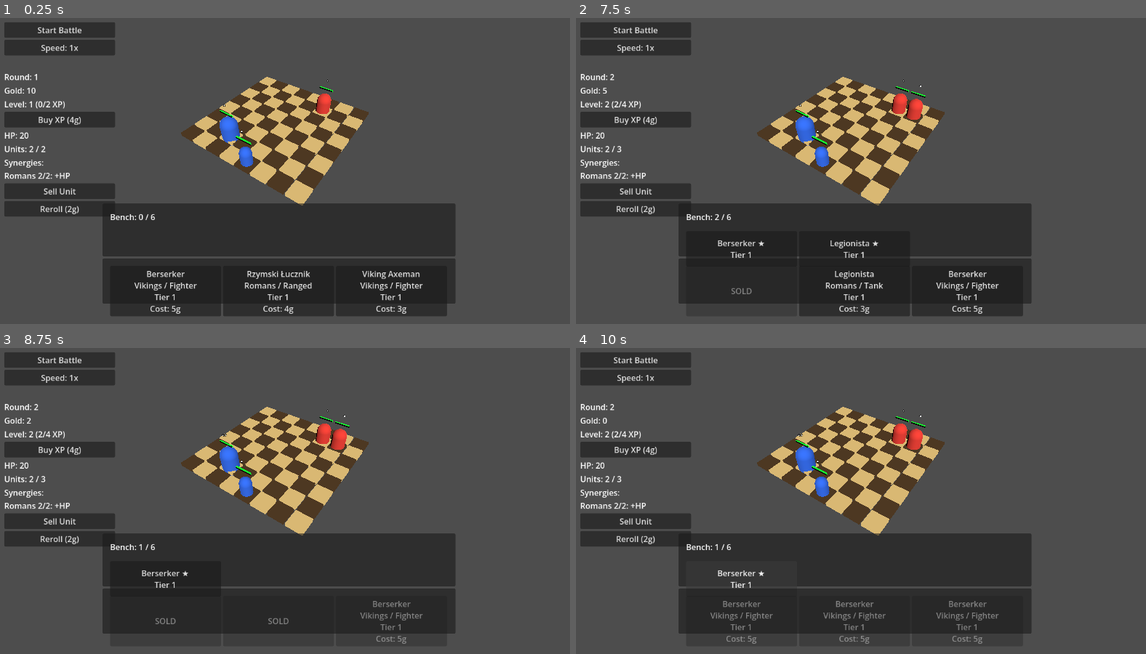
Above: before the commit, frames 1-4 (two rows, left to right).
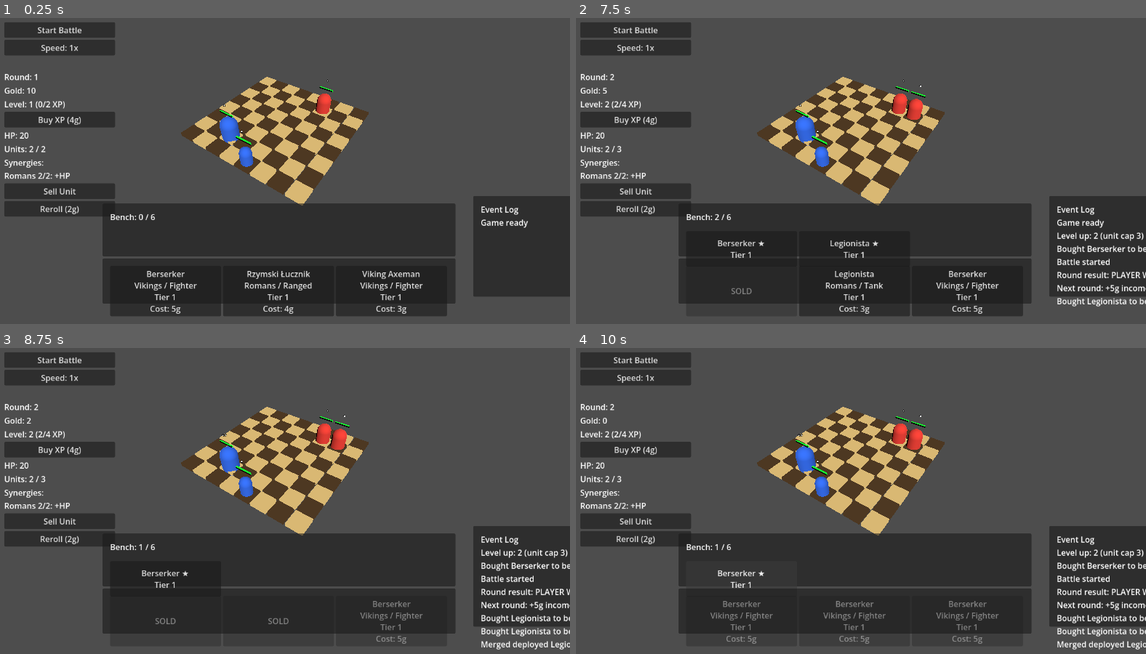
Above: after the commit, the same moments.

Repository: janmgryka-bit/warmarket
Game: Godot game, scene res://scenes/Main.tscn
Two runs of this game, one before a commit and one after it. Both use one fixed random seed, a clock stepped at 60 frames per second and the inputs below.
Inputs:
- Up to frame 1 (0.25 s): no input
- Up to frame 2 (7.5 s): click "Buy XP (4g)" at 0.5 s; click "Sell Unit" at 1.25 s; click "Berserker Vikings / Fighter T…" at 2 s; click "Start Battle" at 2.75 s; click "Start Battle" at 3.5 s; click "Speed: 1x" at 4.25 s; click "Speed: 2x" at 5 s; click "Speed: 4x" at 5.75 s; click "Next Round" at 6.5 s; click "Legionista Romans / Tank Tier…" at 7.25 s
- Up to frame 3 (8.75 s): click "Legionista Romans / Tank Tier…" at 8 s
- Up to frame 4 (10 s): click "Reroll (2g)" at 8.75 s; click "Berserker ★ Tier 1" at 9.5 s

The runs differ from the first frame. In frame 1, 5.5% of the frame differs, in the area x 83-100%, y 58-91%; in frame 2, 5.4%; in frame 3, 5.6%, in the area x 83-100%, y 58-99%; in frame 4, 5.6%.

Commit message:
Add gameplay event log

Diff:
--- a/godot_project/war-market/scenes/Main.tscn
+++ b/godot_project/war-market/scenes/Main.tscn
@@ -105,6 +105,20 @@
 offset_bottom = 230.0
 text = "Unit Details"
 
+[node name="EventLogPanel" type="Panel" parent="UI"]
+offset_left = 960.0
+offset_top = 375.0
+offset_right = 1210.0
+offset_bottom = 575.0
+
+[node name="EventLogLabel" type="Label" parent="UI/EventLogPanel"]
+layout_mode = 0
+offset_left = 15.0
+offset_top = 15.0
+offset_right = 235.0
+offset_bottom = 185.0
+text = "Event Log"
+
 [node name="BottomContainer" type="VBoxContainer" parent="UI" unique_id=390280860]
 offset_left = 225.0
 offset_top = 390.0
--- a/godot_project/war-market/scripts/game.gd
+++ b/godot_project/war-market/scripts/game.gd
@@ -9,6 +9,7 @@
 @onready var round_result_label: Label = $UI/HudContainer/RoundResultLabel
 @onready var unit_details_panel: Panel = $UI/UnitDetailsPanel
 @onready var unit_details_label: Label = $UI/UnitDetailsPanel/UnitDetailsLabel
+@onready var event_log_label: Label = $UI/EventLogPanel/EventLogLabel
 @onready var shop_items: HBoxContainer = $UI/BottomContainer/ShopPanel/ShopItems
 @onready var gold_label: Label = $UI/HudContainer/GoldLabel
 @onready var player_level_label: Label = $UI/HudContainer/PlayerLevelLabel
@@ -33,6 +34,8 @@
 var selected_shop_unit_id: String = ""
 var battle_speed_values: Array[float] = [1.0, 2.0, 4.0]
 var battle_speed_index: int = 0
+var event_log: Array[String] = []
+var max_event_log_entries: int = 8
 
 # Selection Helpers
 func clear_shop_selection() -> void:
@@ -151,6 +154,7 @@
 	restart_button.visible = false
 	apply_battle_speed()
 	update_battle_speed_ui()
+	add_event_log("Game ready")
 
 	update_gold_label()
 	update_player_health_label()
@@ -171,6 +175,24 @@
 
 func _exit_tree() -> void:
 	Engine.time_scale = 1.0
+
+func add_event_log(message: String) -> void:
+	event_log.append(message)
+	while event_log.size() > max_event_log_entries:
+		event_log.remove_at(0)
+	update_event_log_ui()
+	print(message)
+
+func update_event_log_ui() -> void:
+	if event_log_label == null:
+		return
+	if event_log.is_empty():
+		event_log_label.text = "Event Log"
+		return
+	var lines := PackedStringArray()
+	for entry in event_log:
+		lines.append(entry)
+	event_log_label.text = "Event Log\n" + "\n".join(lines)
 
 func apply_battle_speed() -> void:
 	Engine.time_scale = battle_speed_values[battle_speed_index]
@@ -637,7 +659,7 @@
 	update_bench_ui()
 	update_unit_cap_label()
 	clear_all_selection()
-	print("Deployed ", data.get("name", unit_id), " from bench at ", grid_pos, " star: ", star_level)
+	add_event_log("Deployed %s %d-star" % [data.get("name", unit_id), star_level])
 	return true
 
 func get_first_player_unit() -> CharacterBody3D:
@@ -668,7 +690,7 @@
 
 	clear_all_selection()
 
-	print("BATTLE STARTED")
+	add_event_log("Battle started")
 
 	var units := get_tree().get_nodes_in_group("units")
 	for unit in units:
@@ -709,7 +731,7 @@
 	round_ended = true
 	battle_started = false
 
-	print("ROUND ENDED: ", result_text)
+	add_event_log("Round result: %s" % result_text)
 	last_round_result = result_text
 	round_result_label.text = result_text
 	restart_button.visible = true
@@ -750,12 +772,12 @@
 
 	if last_round_result == "PLAYER WINS":
 		player_gold += win_bonus_gold
-		print("Round income: ", round_income, " + win bonus: ", win_bonus_gold)
+		add_event_log("Next round: +%dg income, +%dg win bonus" % [round_income, win_bonus_gold])
 	elif last_round_result == "DRAW":
 		player_gold += draw_bonus_gold
-		print("Round income: ", round_income, " + draw bonus: ", draw_bonus_gold)
+		add_event_log("Next round: +%dg income, +%dg draw bonus" % [round_income, draw_bonus_gold])
 	else:
-		print("Round income: ", round_income, " (no bonus)")
+		add_event_log("Next round: +%dg income" % round_income)
 
 	last_round_result = ""
 
@@ -817,7 +839,7 @@
 		if is_instance_valid(unit):
 			unit.stop_battle()
 
-	print("GAME OVER")
+	add_event_log("Game over")
 
 func reset_game() -> void:
 	print("RESETTING GAME FOR NEW RUN")
@@ -835,6 +857,7 @@
 	player_xp = 0
 	reset_battle_speed()
 	update_max_player_units()
+	event_log.clear()
 
 	# Clear rosters and bench
 	player_roster.clear()
@@ -865,7 +888,7 @@
 
 	# Spawn starting units
 	spawn_test_units()
-	print("NEW RUN STARTED")
+	add_event_log("New run started")
 
 # Shop
 func populate_shop() -> void:
@@ -927,7 +950,7 @@
 		player_xp -= required_xp
 		player_level += 1
 		update_max_player_units()
-		print("Player leveled up to ", player_level, ". Unit cap: ", max_player_units)
+		add_event_log("Level up: %d (unit cap %d)" % [player_level, max_player_units])
 
 	if player_level >= max_player_level:
 		player_xp = 0
@@ -961,12 +984,12 @@
 	player_gold -= cost
 	bench_units.append({"unit_id": unit_id, "star_level": 1})
 	sold_shop_offer_indices.append(offer_index)
+	add_event_log("Bought %s to bench for %dg" % [data["name"], cost])
 	update_gold_label()
 	try_merge_bench_units()
 	update_bench_ui()
 	populate_shop()
 	clear_all_selection()
-	print("Bought ", data["name"], " to bench for ", cost, " gold")
 
 func try_merge_bench_units() -> void:
 	var merged_any = false
@@ -1000,7 +1023,7 @@
 				var upgraded_star = star_level + 1
 				bench_units.append({"unit_id": unit_id, "star_level": upgraded_star})
 				var data: Dictionary = unit_database.get_unit_data(unit_id)
-				print("Merged 3x %s into %d-star" % [data.get("name", unit_id), upgraded_star])
+				add_event_log("Merged %s into %d-star" % [data.get("name", unit_id), upgraded_star])
 				found_merge = true
 				merged_any = true
 				break
@@ -1043,7 +1066,7 @@
 			unit.current_hp = unit.max_hp
 
 		var data: Dictionary = unit_database.get_unit_data(unit_id)
-		print("Merged deployed %s into %d-star" % [data.get("name", unit_id), upgraded_star])
+		add_event_log("Merged deployed %s into %d-star" % [data.get("name", unit_id), upgraded_star])
 		return true
 
 	return false
@@ -1099,7 +1122,7 @@
 		update_bench_ui()
 		populate_shop()
 		clear_all_selection()
-		print("Sold bench ", bench_data["name"], " star: ", bench_star, " for ", bench_refund, " gold")
+		add_event_log("Sold bench %s %d-star for %dg" % [bench_data["name"], bench_star, bench_refund])
 		return
 
 	if selected_unit == null or not is_instance_valid(selected_unit):
@@ -1147,7 +1170,7 @@
 	update_gold_label()
 	update_unit_cap_label()
 	populate_shop()
-	print("Sold ", deployed_data["name"], " star: ", deployed_star, " for ", deployed_refund, " gold")
+	add_event_log("Sold %s %d-star for %dg" % [deployed_data["name"], deployed_star, deployed_refund])
 
 func get_star_refund_multiplier(star_level: int) -> int:
 	match star_level:
--- a/godot_project/war-market/tests/smoke_test.gd
+++ b/godot_project/war-market/tests/smoke_test.gd
@@ -25,6 +25,7 @@
 	print("Starting smoke test...")
 	await run_test("Initial state", Callable(self, "test_initial_state"))
 	await run_test("Battle speed toggle", Callable(self, "test_battle_speed_toggle"))
+	await run_test("Event log", Callable(self, "test_event_log"))
 	await run_test("Buy XP", Callable(self, "test_buy_xp"))
 	await run_test("Shop tier rolls", Callable(self, "test_shop_tier_rolls"))
 	await run_test("Faction bonuses", Callable(self, "test_faction_bonuses"))
@@ -75,6 +76,8 @@
 	assert_eq(game.player_level_label.text, "Level: 1 (0/2 XP)", "Player level label should show initial XP progress")
 	assert_true(game.synergy_label != null, "SynergyLabel should exist")
 	assert_true("Romans" in game.synergy_label.text, "Initial SynergyLabel should show active Roman synergy")
+	assert_true(game.event_log_label != null, "EventLogLabel should exist")
+	assert_true("Game ready" in game.event_log_label.text, "Initial EventLogLabel should show game ready")
 
 func test_battle_speed_toggle() -> void:
 	var game = await load_game()
@@ -104,6 +107,24 @@
 	assert_eq(game.battle_speed_index, 0, "Restart round should reset battle speed index")
 	assert_float_eq(Engine.time_scale, 1.0, "Restart round should reset battle speed to 1x")
 	assert_true("1x" in game.battle_speed_button.text, "Restart round should show 1x speed")
+
+func test_event_log() -> void:
+	var game = await load_game()
+	game.event_log.clear()
+	game.update_event_log_ui()
+	assert_eq(game.event_log.size(), 0, "Event log should be clearable")
+
+	game.add_event_log("First event")
+	assert_eq(game.event_log.size(), 1, "Adding an event should store it")
+	assert_true("First event" in game.event_log_label.text, "Event log label should show added event")
+
+	for i in range(game.max_event_log_entries + 2):
+		game.add_event_log("Recent event %d" % i)
+
+	assert_eq(game.event_log.size(), game.max_event_log_entries, "Event log should trim to max entries")
+	assert_true(not ("First event" in game.event_log), "Event log should remove old entries")
+	var latest_event = "Recent event %d" % (game.max_event_log_entries + 1)
+	assert_true(latest_event in game.event_log_label.text, "Event log label should show recent events")
 
 func test_buy_xp() -> void:
 	var game = await load_game()
